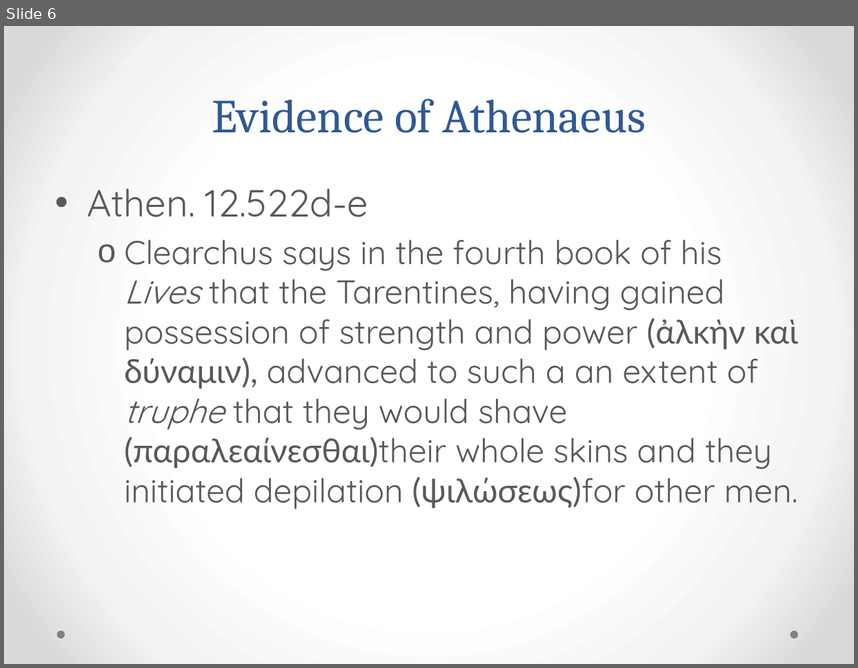
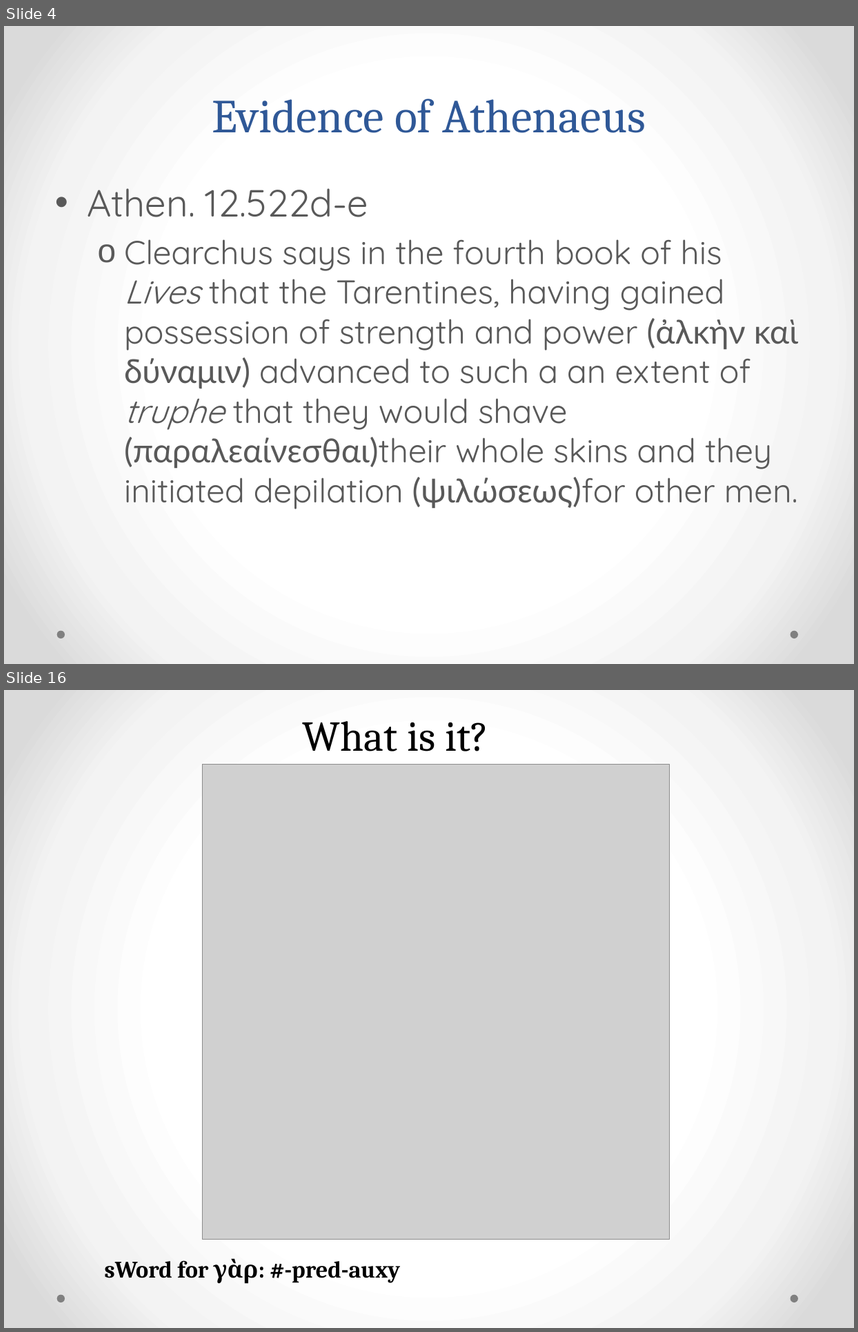
Before and after one commit to rgorman/syntacto_stylistics, a slide deck: Presentations/UNL/murray_feb-3.pptx. Shown one above the other, each under a label of ours: slide 6 before the commit, slides 4 and 16 after it; the slides between them are not shown. The pictures are 858x668 and 858x1332 pixels, drawn with LibreOffice and Linux fonts; fonts in the diff are those of the drawing; grey boxes stand for pictures. Boxes give left, top, right and bottom in pixels: in the first picture for what was removed or moved away, otherwise in the second. Text is boxed around its words. In the diff, an @@ line names an element or a change of style, - is before the commit and + after.

Commit message:
script to extract chunks of sWord levels.

```diff
--- a/Presentations/UNL/murray_feb-3.pptx
+++ b/Presentations/UNL/murray_feb-3.pptx
@@ slide 16 added at [4, 690, 854, 1328], background gradient #FFFFFF to #F4F4F4 to #DADADA; not listed: 2 template elements that a slide beside it also shows @@
@@ text added at [303, 721, 488, 751], 36 pt, text #000000 @@
+What is it?
@@ picture added at [202, 764, 670, 1239] @@
@@ text added at [105, 1258, 400, 1283], 20 pt, text #000000, bold @@
+sWord for γὰρ: #-pred-auxy
@@ what was slide 6 is now slide 4 @@
@@ slide 4 changed as well @@
@@ text at [124, 239, 798, 509]: text changed @@
-  o Clearchus says in the fourth book of his Lives that the Tarentines, having gained possession of strength and power (ἀλκὴν καὶ δύναμιν), advanced to such a an extent of truphe that they would shave (παραλεαίνεσθαι)their whole skins and they initiated depilation (ψιλώσεως)for other men.
+  o Clearchus says in the fourth book of his Lives that the Tarentines, having gained possession of strength and power (ἀλκὴν καὶ δύναμιν) advanced to such a an extent of truphe that they would shave (παραλεαίνεσθαι)their whole skins and they initiated depilation (ψιλώσεως)for other men.
```
Also in this commit, not shown: 1 other slide changed, 35 other slides added, 3 slides removed, 3 other files.
